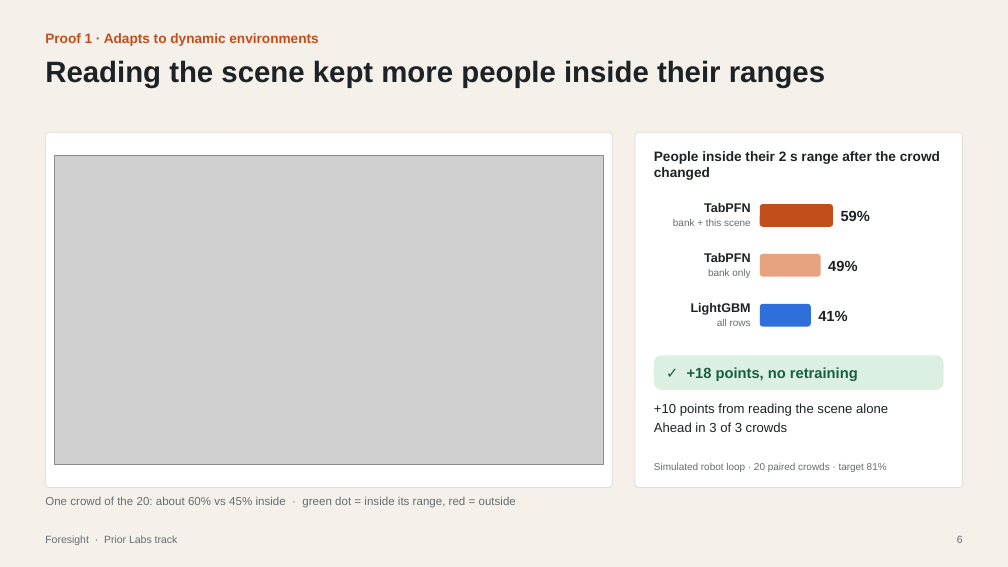
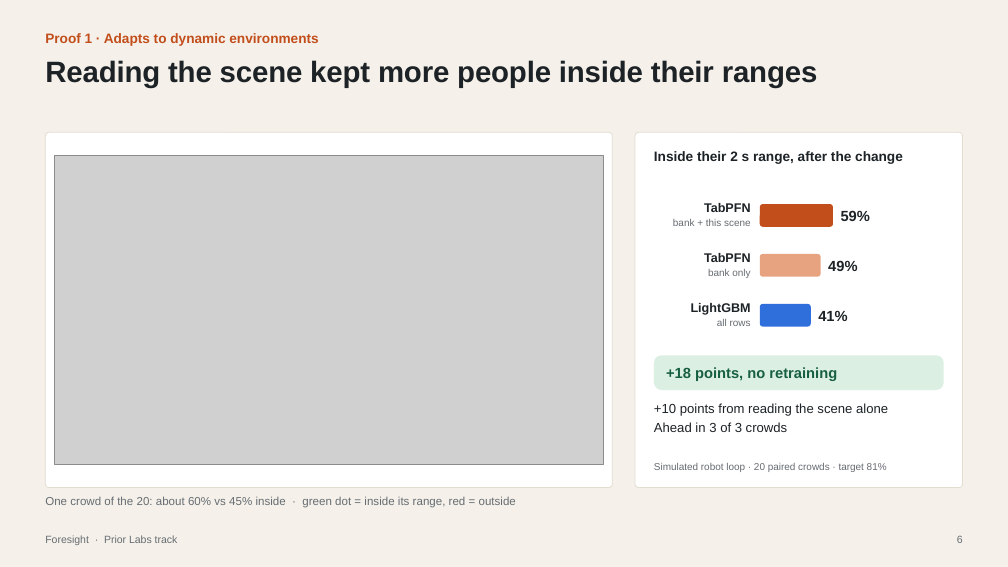
Before and after one commit to shiinalight/Foresight, a slide deck: slide 6 of deck/Foresight_finalist_static.pptx. Drawn at 1008x567 pixels with LibreOffice and Linux fonts; fonts in the diff are those of the drawing; grey boxes stand for pictures. Boxes give left, top, right and bottom in pixels: in the first picture for what was removed or moved away, otherwise in the second. Text is boxed around its words. In the diff, an @@ line names an element or a change of style, - is before the commit and + after.

```diff
--- a/deck/Foresight_finalist_static.pptx
+++ b/deck/Foresight_finalist_static.pptx
@@ text "Reading the scene kept more ..." at bbox=[45, 60, 818, 88]: letter spacing 0 to -0.1 pt @@
@@ text at bbox=[654, 151, 903, 164]: text changed @@
-People inside their 2 s range after the crowd changed
+Inside their 2 s range, after the change
@@ text at bbox=[666, 367, 837, 381]: text changed @@
-✓ +18 points, no retraining
++18 points, no retraining
```
Also in this commit, not shown: 21 other slides changed, 1 slide added, 15 other files.
